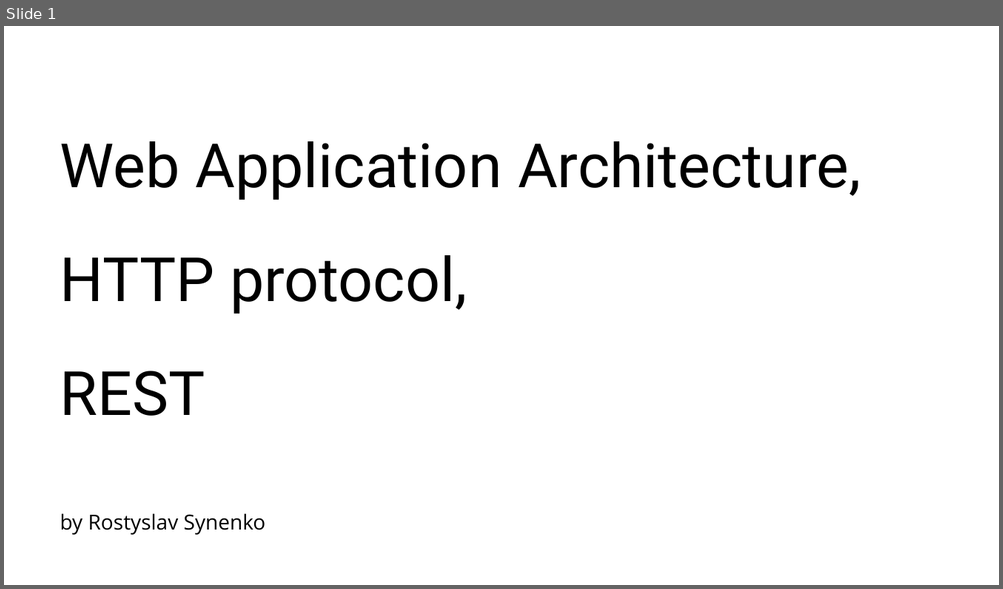
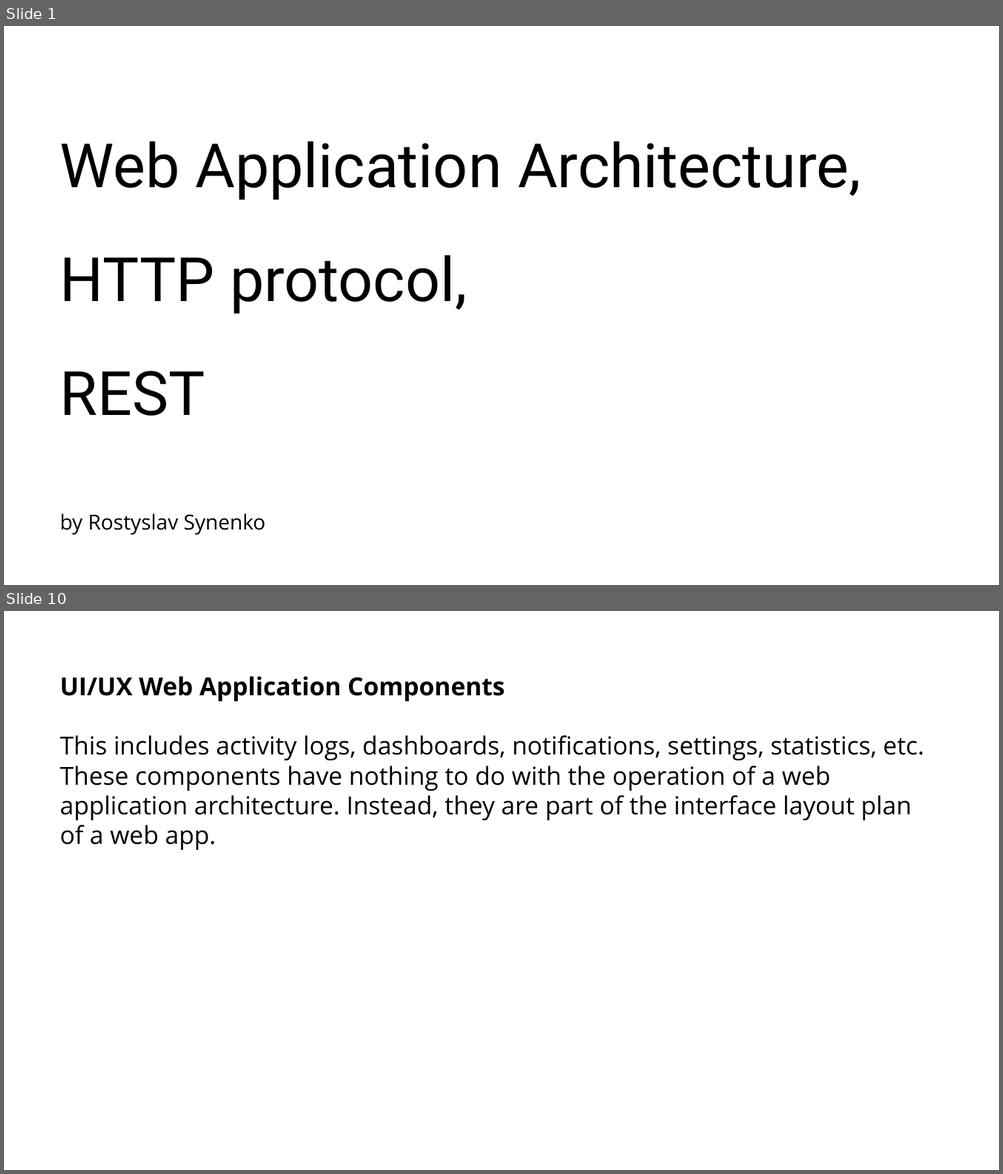
Before and after one commit to RostyslavSynenko/Lv-469.NodeJS, a slide deck: presentations/Web Application Architecture, HTTP protocol, REST.pptx. Shown one above the other, each under a label of ours: slide 1 before the commit, slides 1 and 10 after it; the slides between them are not shown. The pictures are 1003x589 and 1003x1174 pixels, drawn with LibreOffice and Linux fonts; fonts in the diff are those of the drawing; background and template pictures are left out. Boxes give left, top, right and bottom in pixels: in the first picture for what was removed or moved away, otherwise in the second. Text is boxed around its words. In the diff, an @@ line names an element or a change of style, - is before the commit and + after.

```diff
--- a/presentations/Web Application Architecture, HTTP protocol, REST.pptx
+++ b/presentations/Web Application Architecture, HTTP protocol, REST.pptx
@@ slide 10 added at <box>4,611,999,1170</box>, background #FFFFFF @@
@@ title added at <box>60,676,924,850</box>, 24 pt, text #000000 @@
+UI/UX Web Application Components
+This includes activity logs, dashboards, notifications, settings, statistics, etc. These components have nothing to do with the operation of a web application architecture. Instead, they are part of the interface layout plan of a web app.
```
Also in this commit, not shown: 3 slides changed, 41 other slides added, 3 slides removed, 2 other files.
